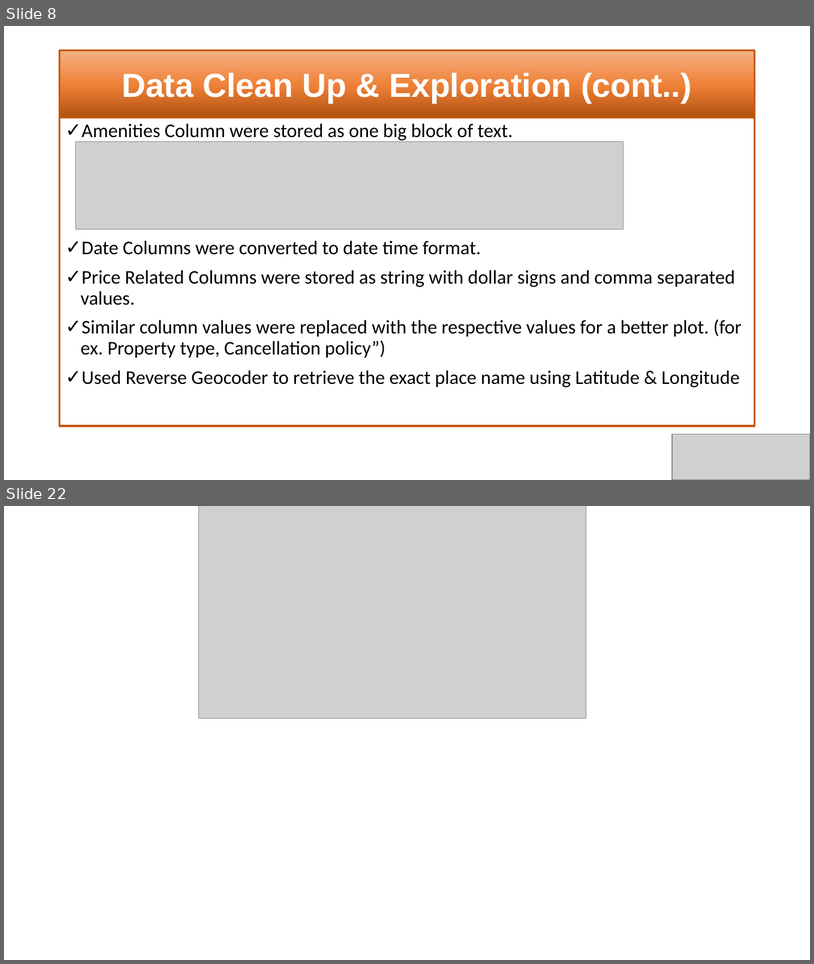
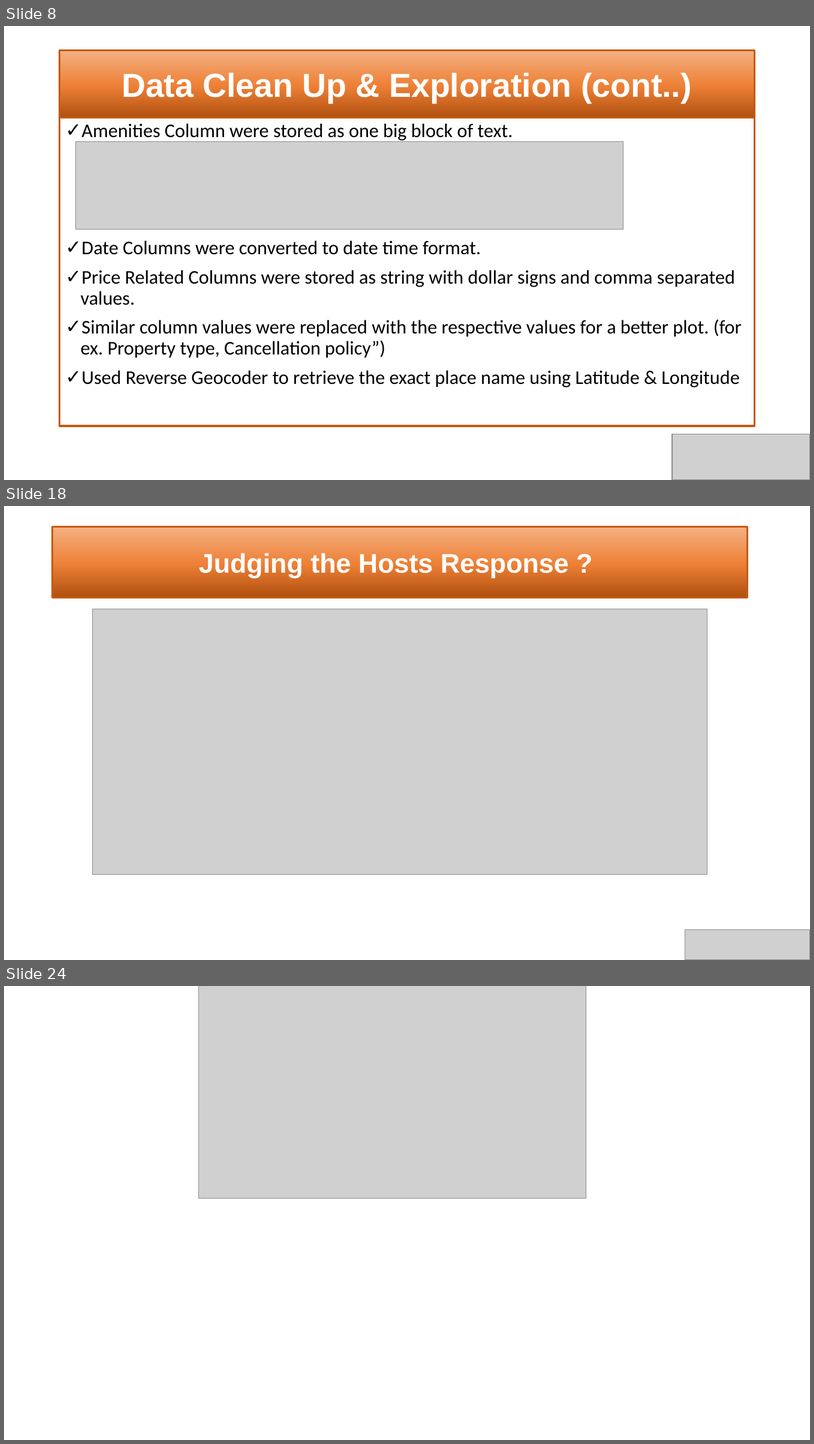
Before and after one commit to SaranyaPandiaraj/Futuristic-Airbnb, a slide deck: Futuristic_Airbnb.pptx. Shown one above the other, each under a label of ours: slides 8 and 22 before the commit, slides 8, 18 and 24 after it; the slides between them are not shown. The pictures are 814x964 and 814x1444 pixels, drawn with LibreOffice and Linux fonts; fonts in the diff are those of the drawing; grey boxes stand for pictures. Boxes give left, top, right and bottom in pixels: in the first picture for what was removed or moved away, otherwise in the second. Text is boxed around its words. In the diff, an @@ line names an element or a change of style, - is before the commit and + after.

```diff
--- a/Futuristic_Airbnb.pptx
+++ b/Futuristic_Airbnb.pptx
@@ slide 18 added at (x1=4, y1=506, x2=810, y2=960), background #FFFFFF @@
@@ title added at (x1=53, y1=526, x2=748, y2=597), fill gradient #B0500F to #EE8137 to #F4B183, outline #C55A11 2.25 pt, 32 pt, text #FFFFFF, bold @@
+Judging the Hosts Response ?
@@ picture added at (x1=92, y1=609, x2=708, y2=874) @@
@@ picture added at (x1=686, y1=930, x2=810, y2=960) @@
@@ what was slide 22 is now slide 24 @@
```
Also in this commit, not shown: 5 slides changed, 10 other slides added, 9 slides removed.
